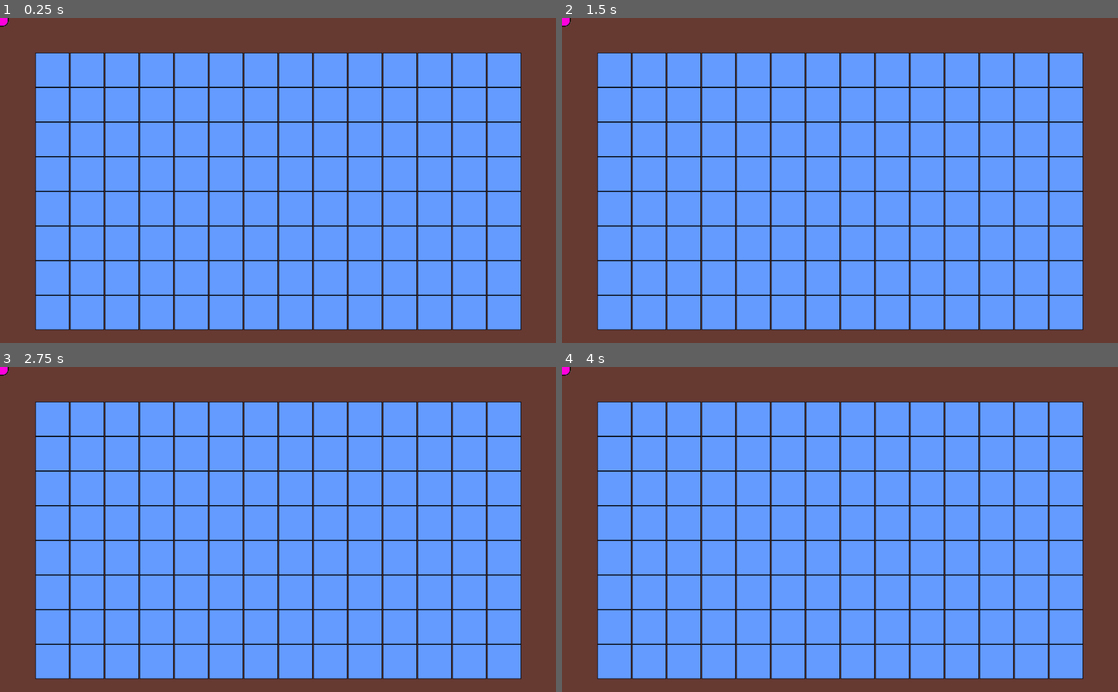
Above: before the commit, frames 1-4 (two rows, left to right).
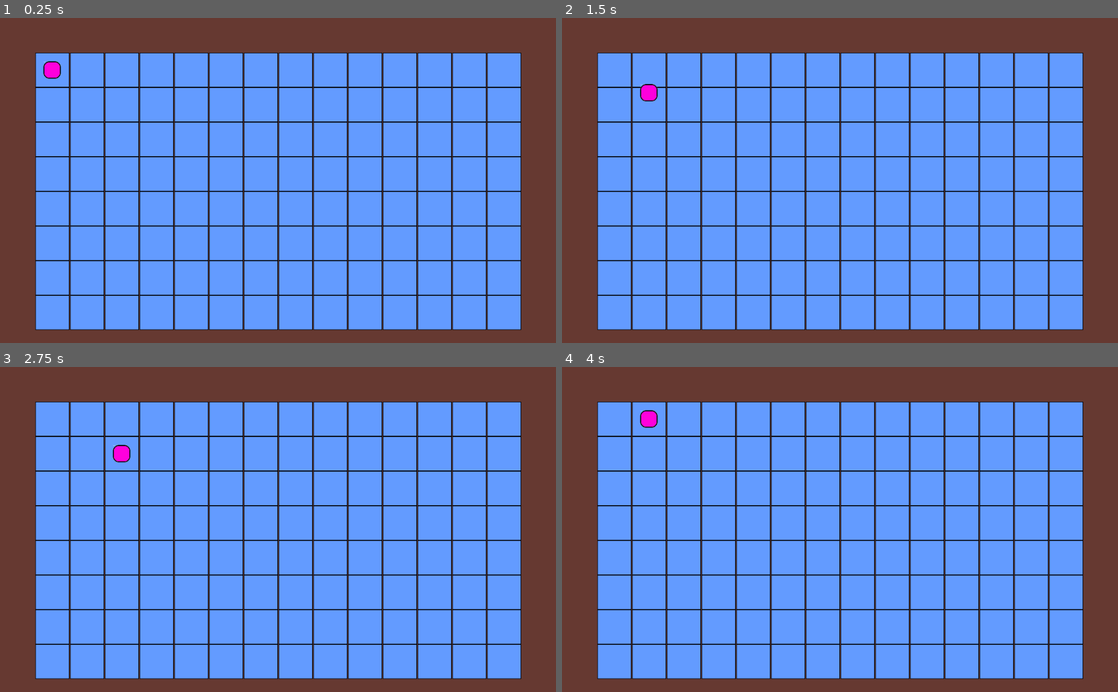
Above: after the commit, the same moments.

Repository: 44351-w22/grid-based-movement-tutorial-cpotter019
Game: Godot game, scene res://World.tscn
Two runs of this game, one before a commit and one after it. Both use one fixed random seed, a clock stepped at 60 frames per second and the inputs below.
Inputs:
- Up to frame 1 (0.25 s): no input
- Up to frame 2 (1.5 s): tap Enter at 0.5 s; hold Right (ui_right) 0.53-1.28 s; tap Space at 1.25 s; hold Down (ui_down) from 1.28 s (still down)
- Up to frame 3 (2.75 s): tap Enter at 2 s; release Down (ui_down) at 2.03 s; hold Right (ui_right) from 2.03 s (still down)
- Up to frame 4 (4 s): tap Space at 2.75 s; release Right (ui_right) at 2.78 s; hold Up (ui_up) 2.78-3.53 s; tap Enter at 3.5 s; hold Left (ui_left) from 3.53 s (still down)

The runs differ from the first frame. In frame 1, 0.2% of the frame differs, in the area x 0-11%, y 0-19%; in frame 2, 0.2%; in frame 3, 0.2%, in the area x 0-24%, y 0-30%; in frame 4, 0.2%.

Commit message:
Implemented grid based movement

Diff:
--- /dev/null
+++ b/Player.gd
@@ -0,0 +1,35 @@
+extends Area2D
+
+const TILE_SIZE = 64
+const INPUTS = {
+	'ui_right': Vector2.RIGHT,
+	'ui_left': Vector2.LEFT,
+	'ui_up': Vector2.UP,
+	'ui_down': Vector2.DOWN,
+}
+
+const SPEED = 3
+onready var ray = $RayCast2D
+onready var tween = $Tween
+
+func _ready():
+	position = Vector2.ONE * 3 * TILE_SIZE / 2
+
+func move_tween(dir):
+	tween.interpolate_property(self, "position", position,
+		position + INPUTS[dir] * TILE_SIZE, 1.0/SPEED,
+		Tween.TRANS_SINE, Tween.EASE_IN_OUT)
+	tween.start()
+
+func move(dir):
+	ray.cast_to = INPUTS[dir] * TILE_SIZE
+	ray.force_raycast_update()
+	if !ray.is_colliding():
+		move_tween(dir)
+
+func _unhandled_input(event):
+	if tween.is_active(): # We are currently moving, do nothing
+		return
+	for dir in INPUTS.keys(): # Check to see if we're firing one of our inputs
+		if event.is_action_pressed(dir):
+			move(dir)
--- a/Player.tscn
+++ b/Player.tscn
@@ -1,14 +1,20 @@
-[gd_scene load_steps=3 format=2]
+[gd_scene load_steps=4 format=2]
 
 [ext_resource path="res://assets/player.png" type="Texture" id=1]
+[ext_resource path="res://Player.gd" type="Script" id=2]
 
 [sub_resource type="RectangleShape2D" id=1]
 extents = Vector2( 14, 14 )
 
 [node name="Player" type="Area2D"]
+script = ExtResource( 2 )
 
 [node name="Sprite" type="Sprite" parent="."]
 texture = ExtResource( 1 )
 
 [node name="CollisionShape2D" type="CollisionShape2D" parent="."]
 shape = SubResource( 1 )
+
+[node name="RayCast2D" type="RayCast2D" parent="."]
+
+[node name="Tween" type="Tween" parent="."]
Binary file added: docs/index.apple-touch-icon.png
Not shown, added: docs/index.apple-touch-icon.png.import
Binary file added: docs/index.icon.png
Not shown, added: docs/index.icon.png.import
Binary file added: docs/index.png
Not shown, added: docs/index.png.import
Not shown, added: tutorial_img/project-settings.png.import
Not shown, added: docs/index.audio.worklet.js
Not shown, added: docs/index.html
Not shown, added: docs/index.js
Not shown, added: docs/index.pck
Not shown, added: docs/index.wasm
